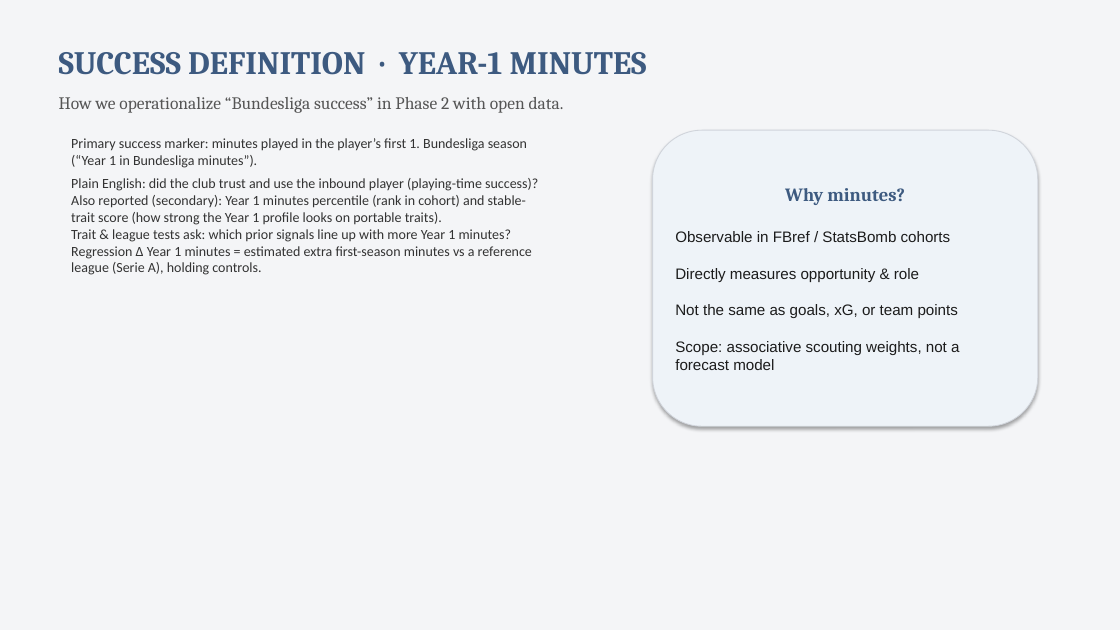
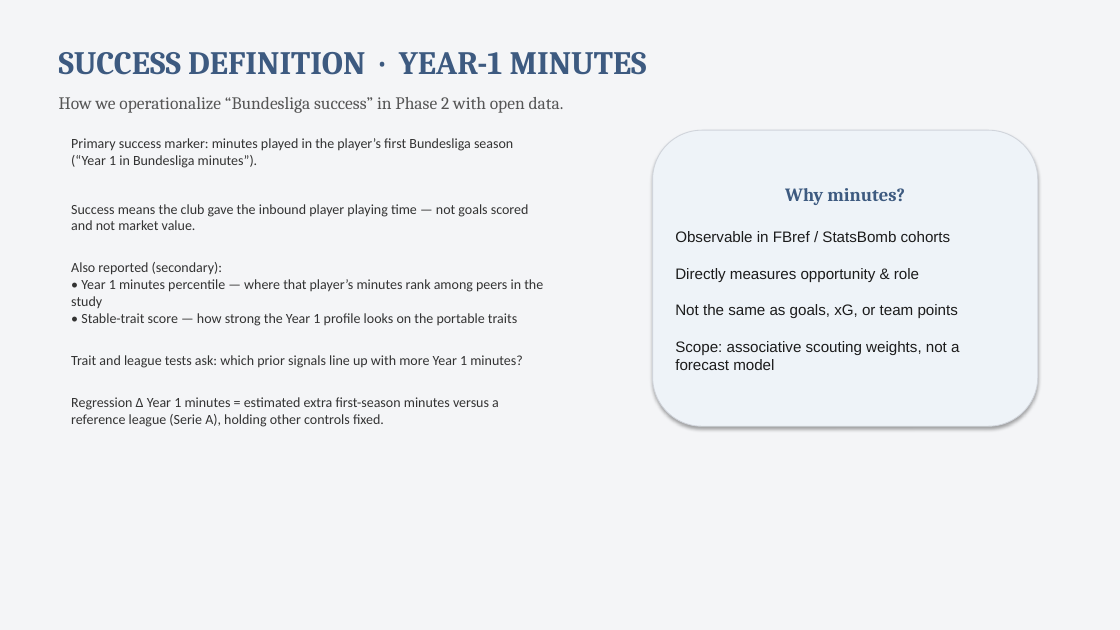
Before and after one commit to colbymorris08/bundesliga-transfer-traits, a slide deck: slide 14 of bundesliga_transfer_traits.pptx. Drawn at 1120x630 pixels with LibreOffice and Linux fonts; fonts in the diff are those of the drawing. Boxes give left, top, right and bottom in pixels: in the first picture for what was removed or moved away, otherwise in the second. Text is boxed around its words. In the diff, an @@ line names an element or a change of style, - is before the commit and + after.

```diff
--- a/bundesliga_transfer_traits.pptx
+++ b/bundesliga_transfer_traits.pptx
@@ text at [71,138,543,427]: text changed @@
-Primary success marker: minutes played in the player’s first 1. Bundesliga season (“Year 1 in Bundesliga minutes”).
-Plain English: did the club trust and use the inbound player (playing-time success)?
-Also reported (secondary): Year 1 minutes percentile (rank in cohort) and stable-trait score (how strong the Year 1 profile looks on portable traits).
-Trait & league tests ask: which prior signals line up with more Year 1 minutes?
-Regression Δ Year 1 minutes = estimated extra first-season minutes vs a reference league (Serie A), holding controls.
+Primary success marker: minutes played in the player’s first Bundesliga season (“Year 1 in Bundesliga minutes”).
+Success means the club gave the inbound player playing time — not goals scored and not market value.
+Also reported (secondary):
+• Year 1 minutes percentile — where that player’s minutes rank among peers in the study
+• Stable-trait score — how strong the Year 1 profile looks on the portable traits
+Trait and league tests ask: which prior signals line up with more Year 1 minutes?
+Regression Δ Year 1 minutes = estimated extra first-season minutes versus a reference league (Serie A), holding other controls fixed.
```
Also in this commit, not shown: 2 other slides changed.
